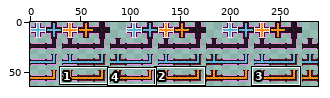
Edited in one commit: sprite sheet (assets/tileset.png). Above, an overview of the earlier version with the close-up marked.
Close-up. The starting point:
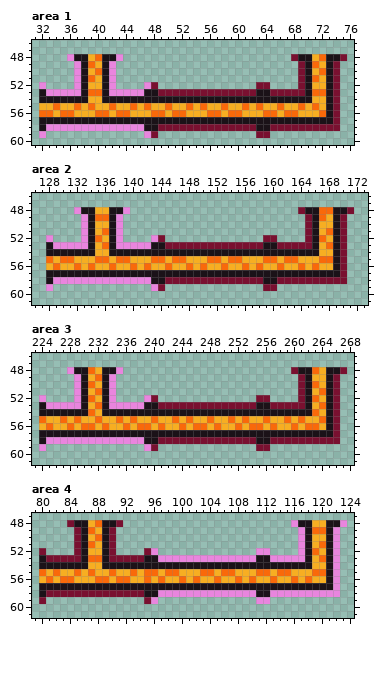
The file is 288x64 pixels. Shown: area 1: x 31..76, y 46..60; area 2: x 126..173, y 46..61; area 3: x 223..268, y 46..61; area 4: x 79..124, y 47..61. The commit also changed other parts of the picture, which this record leaves out.
The same view after the edit:
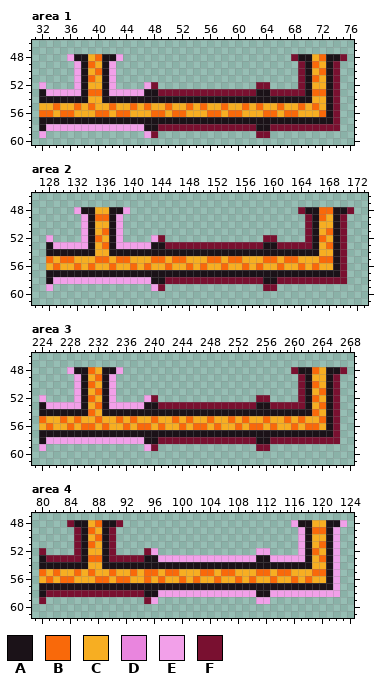
Palette (. is transparent): A #1b1218  B #f9690a  C #f7ae22  D #e985de  E #f2a0e9  F #791030
Difference:
{"where": "area 1"}
{"y":48,"x":36,"old":"D","new":"E"}
{"y":48,"x":43,"old":"D","new":"E"}
{"y":49,"x":37,"old":"D","new":"E"}
{"y":49,"x":42,"old":"D","new":"E"}
{"y":50,"x":37,"old":"D","new":"E"}
{"y":50,"x":42,"old":"D","new":"E"}
{"y":51,"x":37,"old":"D","new":"E"}
{"y":51,"x":42,"old":"D","new":"E"}
{"y":52,"x":32,"old":"D","new":"E"}
{"y":52,"x":37,"old":"D","new":"E"}
{"y":52,"x":42,"old":"D","new":"E"}
{"y":52,"x":47,"old":"D","new":"E"}
{"y":53,"x":33,"old":"DDDDD","new":"EEEEE"}
{"y":53,"x":42,"old":"DDDDD","new":"EEEEE"}
{"y":58,"x":33,"old":"DDDDDDDDDDDDDD","new":"EEEEEEEEEEEEEE"}
{"y":59,"x":32,"old":"D","new":"E"}
{"y":59,"x":47,"old":"D","new":"E"}
{"where": "area 2"}
{"y":48,"x":132,"old":"D","new":"E"}
{"y":48,"x":139,"old":"D","new":"E"}
{"y":49,"x":133,"old":"D","new":"E"}
{"y":49,"x":138,"old":"D","new":"E"}
{"y":50,"x":133,"old":"D","new":"E"}
{"y":50,"x":138,"old":"D","new":"E"}
{"y":51,"x":133,"old":"D","new":"E"}
{"y":51,"x":138,"old":"D","new":"E"}
{"y":52,"x":128,"old":"D","new":"E"}
{"y":52,"x":133,"old":"D","new":"E"}
{"y":52,"x":138,"old":"D","new":"E"}
{"y":52,"x":143,"old":"D","new":"E"}
{"y":53,"x":129,"old":"DDDDD","new":"EEEEE"}
{"y":53,"x":138,"old":"DDDDD","new":"EEEEE"}
{"y":58,"x":129,"old":"DDDDDDDDDDDDDD","new":"EEEEEEEEEEEEEE"}
{"y":59,"x":128,"old":"D","new":"E"}
{"y":59,"x":143,"old":"D","new":"E"}
{"where": "area 3"}
{"y":48,"x":228,"old":"D","new":"E"}
{"y":48,"x":235,"old":"D","new":"E"}
{"y":49,"x":229,"old":"D","new":"E"}
{"y":49,"x":234,"old":"D","new":"E"}
{"y":50,"x":229,"old":"D","new":"E"}
{"y":50,"x":234,"old":"D","new":"E"}
{"y":51,"x":229,"old":"D","new":"E"}
{"y":51,"x":234,"old":"D","new":"E"}
{"y":52,"x":224,"old":"D","new":"E"}
{"y":52,"x":229,"old":"D","new":"E"}
{"y":52,"x":234,"old":"D","new":"E"}
{"y":52,"x":239,"old":"D","new":"E"}
{"y":53,"x":225,"old":"DDDDD","new":"EEEEE"}
{"y":53,"x":234,"old":"DDDDD","new":"EEEEE"}
{"y":58,"x":225,"old":"DDDDDDDDDDDDDD","new":"EEEEEEEEEEEEEE"}
{"y":59,"x":224,"old":"D","new":"E"}
{"y":59,"x":239,"old":"D","new":"E"}
{"where": "area 4"}
{"y":48,"x":116,"old":"D","new":"E"}
{"y":48,"x":123,"old":"D","new":"E"}
{"y":49,"x":117,"old":"D","new":"E"}
{"y":49,"x":122,"old":"D","new":"E"}
{"y":50,"x":117,"old":"D","new":"E"}
{"y":50,"x":122,"old":"D","new":"E"}
{"y":51,"x":117,"old":"D","new":"E"}
{"y":51,"x":122,"old":"D","new":"E"}
{"y":52,"x":96,"old":"D","new":"E"}
{"y":52,"x":111,"old":"DD","new":"EE"}
{"y":52,"x":117,"old":"D","new":"E"}
{"y":52,"x":122,"old":"D","new":"E"}
{"y":53,"x":97,"old":"DDDDDDDDDDDDDD","new":"EEEEEEEEEEEEEE"}
{"y":53,"x":113,"old":"DDDDD","new":"EEEEE"}
{"y":53,"x":122,"old":"D","new":"E"}
{"y":54,"x":122,"old":"D","new":"E"}
{"y":55,"x":122,"old":"D","new":"E"}
{"y":56,"x":122,"old":"D","new":"E"}
{"y":57,"x":122,"old":"D","new":"E"}
{"y":58,"x":97,"old":"DDDDDDDDDDDDDD","new":"EEEEEEEEEEEEEE"}
{"y":58,"x":113,"old":"DDDDDDDDDD","new":"EEEEEEEEEE"}
{"y":59,"x":96,"old":"D","new":"E"}
{"y":59,"x":111,"old":"DD","new":"EE"}
{"label":"changed","picture_box":[39,54,151,96]}
{"label":"changed","picture_box":[39,124,151,138]}
{"label":"changed","picture_box":[46,207,88,249]}
{"label":"changed","picture_box":[116,207,158,249]}
{"label":"changed","picture_box":[46,277,158,291]}
{"label":"changed","picture_box":[39,367,151,409]}
{"label":"changed","picture_box":[39,437,151,451]}
{"label":"changed","picture_box":[151,520,347,604]}
